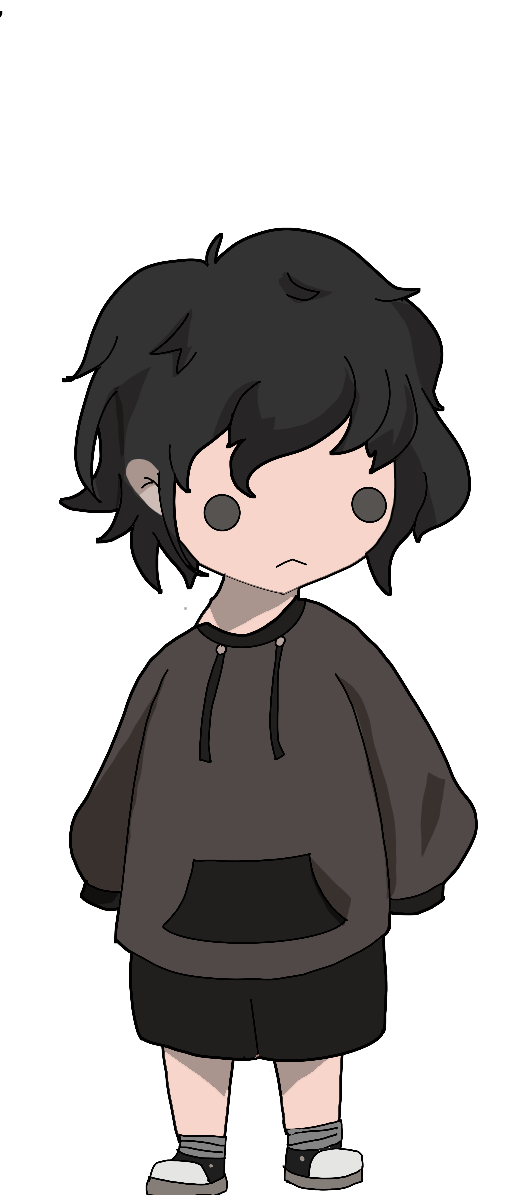
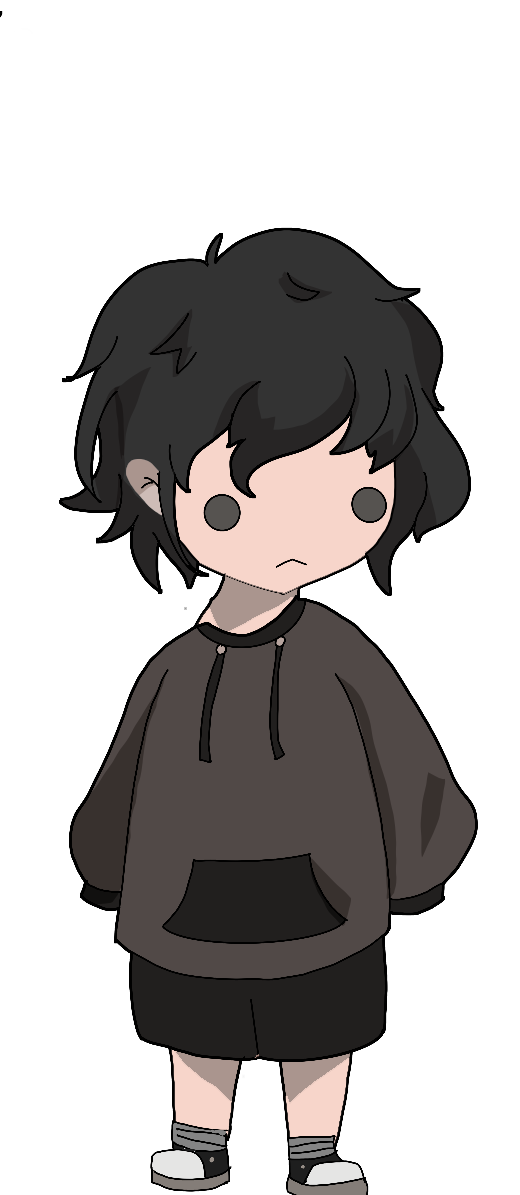
Two versions of the same layered image (520x1195). Layer-by-layer changes:
added layer "图层 4" above "鍥惧眰 5" over (150, 1120, 369, 1195)
painted on "鍥惧眰 5" over (145, 1119, 364, 1195)
added layer "图层 3" above "图层 1" over (166, 1048, 353, 1162)
painted on "鍥惧眰 2" over (161, 1046, 348, 1156)
